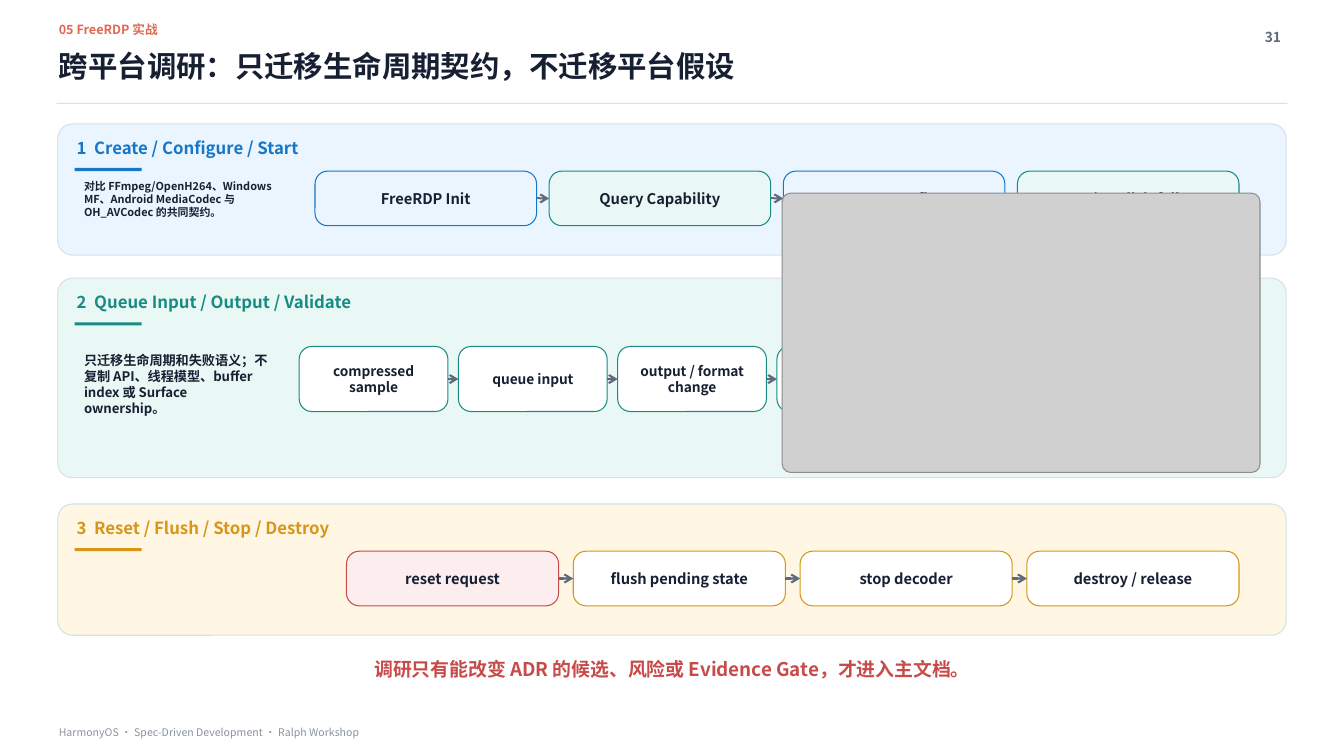
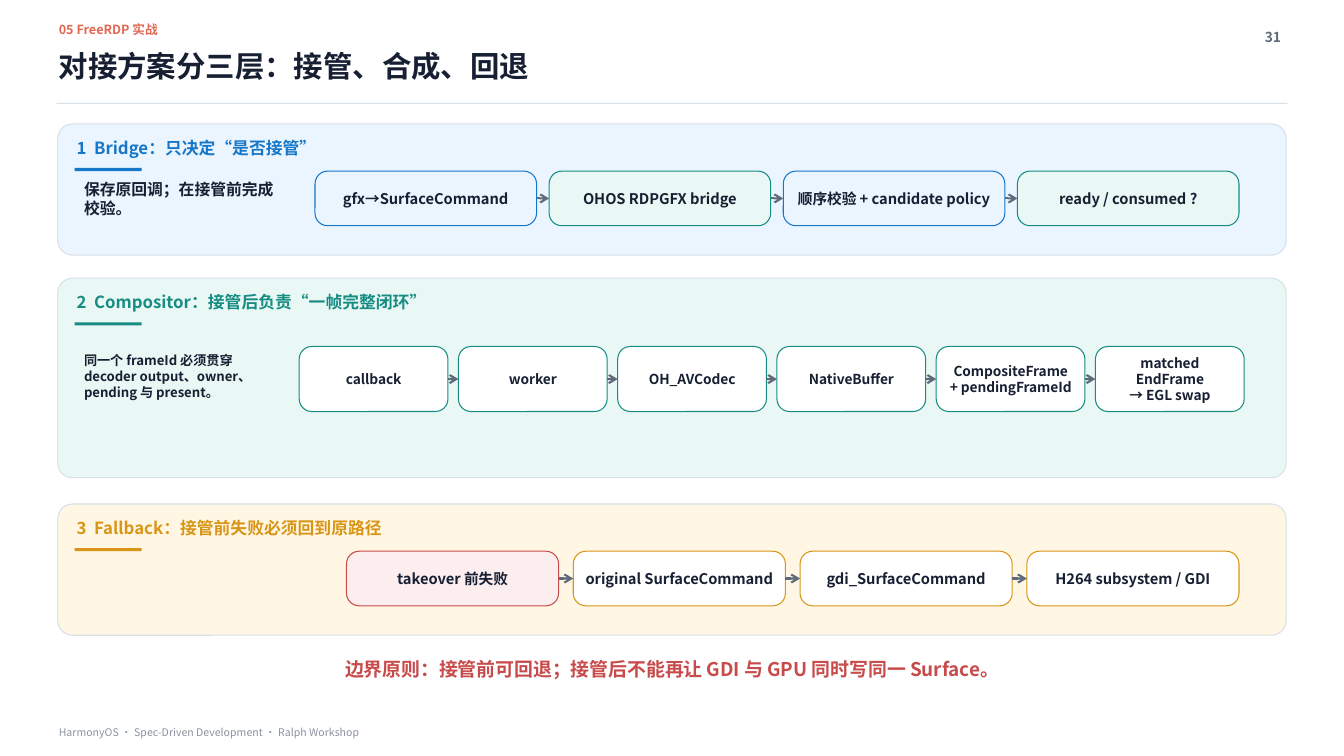
Before and after one commit to xiaomu120413/harmonyos-sdd-ralph-workshop, a slide deck: slide 31 of deliverables/HarmonyOS_SDD_Ralph_Workshop_MDM证据增强版.pptx. Drawn at 1344x756 pixels with LibreOffice and Linux fonts; fonts in the diff are those of the drawing; grey boxes stand for pictures. Boxes give left, top, right and bottom in pixels: in the first picture for what was removed or moved away, otherwise in the second. Text is boxed around its words. In the diff, an @@ line names an element or a change of style, - is before the commit and + after.

```diff
--- a/deliverables/HarmonyOS_SDD_Ralph_Workshop_MDM证据增强版.pptx
+++ b/deliverables/HarmonyOS_SDD_Ralph_Workshop_MDM证据增强版.pptx
@@ text at (59, 51, 529, 80): text changed @@
-跨平台调研：只迁移生命周期契约，不迁移平台假设
+对接方案分三层：接管、合成、回退
@@ text at (77, 139, 316, 158): text changed @@
-1 Create / Configure / Start
+1 Bridge：只决定“是否接管”
@@ text at (84, 181, 274, 216): text changed; size 7.8 to 11.2 pt @@
-对比 FFmpeg/OpenH264、Windows MF、Android MediaCodec 与 OH_AVCodec 的共同契约。
+保存原回调；在接管前完成校验。
@@ text at (343, 192, 508, 208): text changed @@
-FreeRDP Init
+gfx→SurfaceCommand
@@ text at (583, 192, 737, 208): text changed @@
-Query Capability
+OHOS RDPGFX bridge
@@ picture removed at (782, 194, 1260, 473) @@
@@ text at (798, 189, 990, 208): text changed @@
-Create + Configure
+顺序校验 + candidate policy
@@ arrow added from (1005, 199) to (1017, 199), #5F6B7A 1.5 pt @@
@@ text at (1059, 192, 1186, 208): text changed @@
-Start / explicit failure
+ready / consumed ?
@@ text at (77, 293, 426, 312): text changed @@
-2 Queue Input / Output / Validate
+2 Compositor：接管后负责“一帧完整闭环”
@@ text at (84, 354, 252, 400): text changed @@
-只迁移生命周期和失败语义；不复制 API、线程模型、buffer index 或 Surface ownership。
+同一个 frameId 必须贯穿 decoder output、owner、pending 与 present。
@@ rounded rectangle added at (937, 347, 1086, 412), fill #FFFFFF, outline #168C82 0.75 pt @@
@@ rounded rectangle added at (1096, 347, 1245, 412), fill #FFFFFF, outline #168C82 0.75 pt @@
@@ text added at (1136, 357, 1210, 403), 9.8 pt, text #172033, bold @@
+matched EndFrame
+→ EGL swap
@@ text at (346, 373, 402, 384): text changed @@
-compressed sample
+callback
@@ text at (509, 373, 557, 384): text changed @@
-queue input
+worker
@@ text at (649, 373, 736, 386): text changed @@
-output / format change
+OH_AVCodec
@@ text added at (809, 373, 894, 384), 9.8 pt, text #172033, bold @@
+NativeBuffer
@@ arrow added from (926, 379) to (937, 379), #5F6B7A 1.5 pt @@
@@ text added at (954, 365, 1072, 396), 9.8 pt, text #172033, bold @@
+CompositeFrame
++ pendingFrameId
@@ arrow added from (1085, 379) to (1096, 379), #5F6B7A 1.5 pt @@
@@ text at (77, 519, 382, 536): text changed @@
-3 Reset / Flush / Stop / Destroy
+3 Fallback：接管前失败必须回到原路径
@@ text at (397, 571, 508, 585): text changed @@
-reset request
+takeover 前失败
@@ text at (586, 572, 773, 588): text changed @@
-flush pending state
+original SurfaceCommand
@@ text at (827, 572, 986, 588): text changed @@
-stop decoder
+gdi_SurfaceCommand
@@ text at (1055, 572, 1211, 588): text changed @@
-destroy / release
+H264 subsystem / GDI
@@ text at (345, 660, 999, 679): text changed @@
-调研只有能改变 ADR 的候选、风险或 Evidence Gate，才进入主文档。
+边界原则：接管前可回退；接管后不能再让 GDI 与 GPU 同时写同一 Surface。
```
Also in this commit, not shown: 17 other slides changed, 20 slides added, 20 slides removed, 1 other file.
